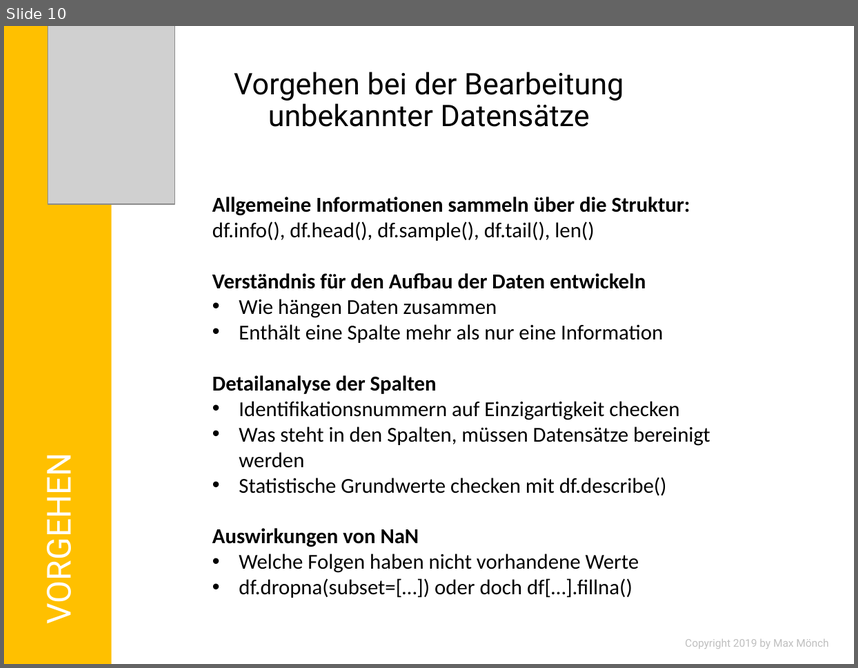
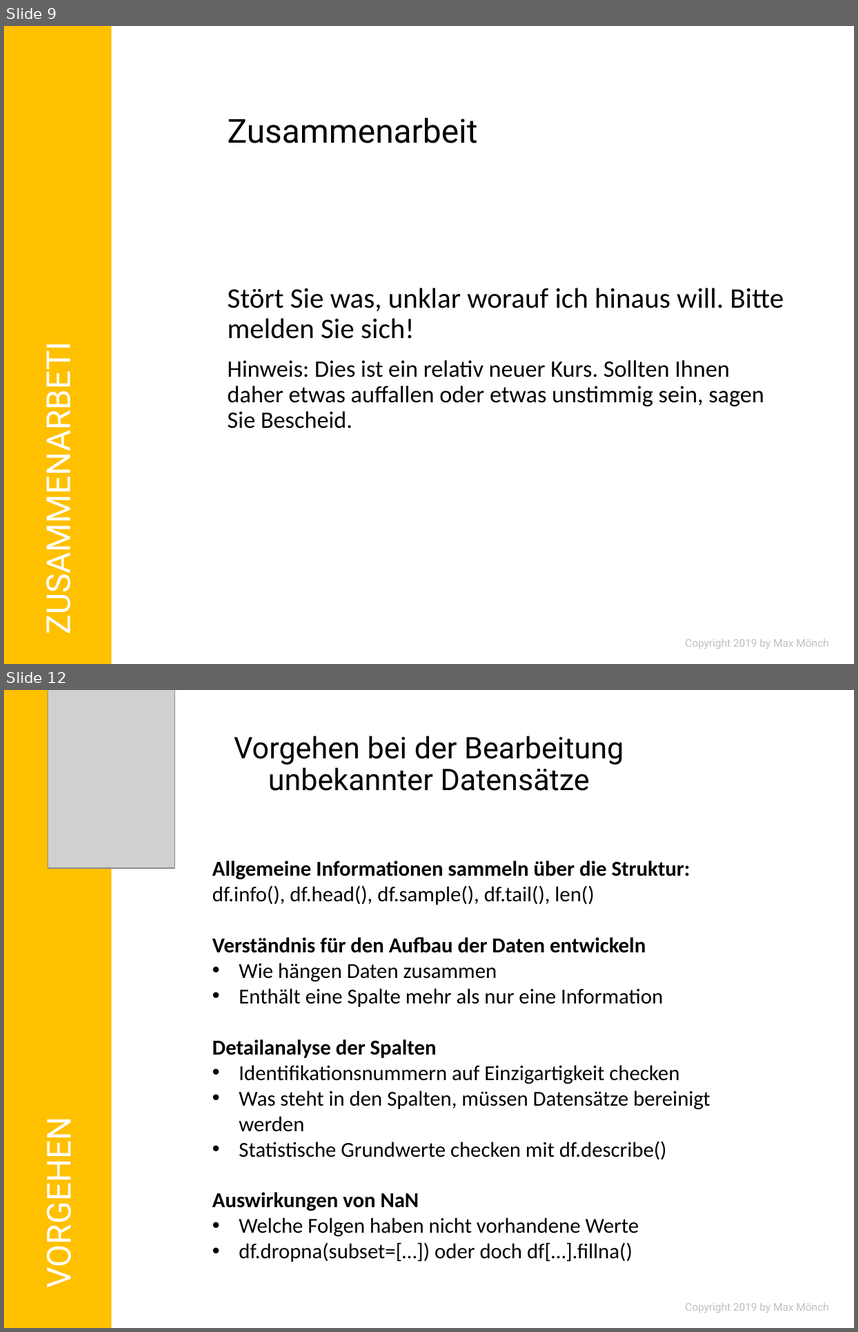
Before and after one commit to MonksterFX/pandas-basic, a slide deck: praesentation/pandas-basic.pptx. Shown one above the other, each under a label of ours: slide 10 before the commit, slides 9 and 12 after it; the slides between them are not shown. The pictures are 858x668 and 858x1332 pixels, drawn with LibreOffice and Linux fonts; fonts in the diff are those of the drawing; grey boxes stand for pictures; background and template pictures are left out. Boxes give left, top, right and bottom in pixels: in the first picture for what was removed or moved away, otherwise in the second. Text is boxed around its words. In the diff, an @@ line names an element or a change of style, - is before the commit and + after.

```diff
--- a/praesentation/pandas-basic.pptx
+++ b/praesentation/pandas-basic.pptx
@@ slide 9 added at (4,26,854,664), background #FFFFFF @@
@@ rectangle added at (4,26,111,664), fill #FFC000 @@
@@ title added at (228,118,478,143), 28 pt, text #000000 @@
+Zusammenarbeit
@@ text added at (228,288,784,428), 20 pt, text #000000 @@
+Stört Sie was, unklar worauf ich hinaus will. Bitte melden Sie sich!
+Hinweis: Dies ist ein relativ neuer Kurs. Sollten Ihnen daher etwas auffallen oder etwas unstimmig sein, sagen Sie Bescheid.
@@ text added at (36,371,79,624), 28 pt, text #FFFFFF @@
+ZUSAMMENARBETI
@@ text added at (685,639,829,648), 9 pt, text #BFBFBF @@
+Copyright 2019 by Max Mönch
@@ what was slide 10 is now slide 12 @@
```
Also in this commit, not shown: 4 slides changed, 5 other slides added, 4 slides removed, 22 other files.
